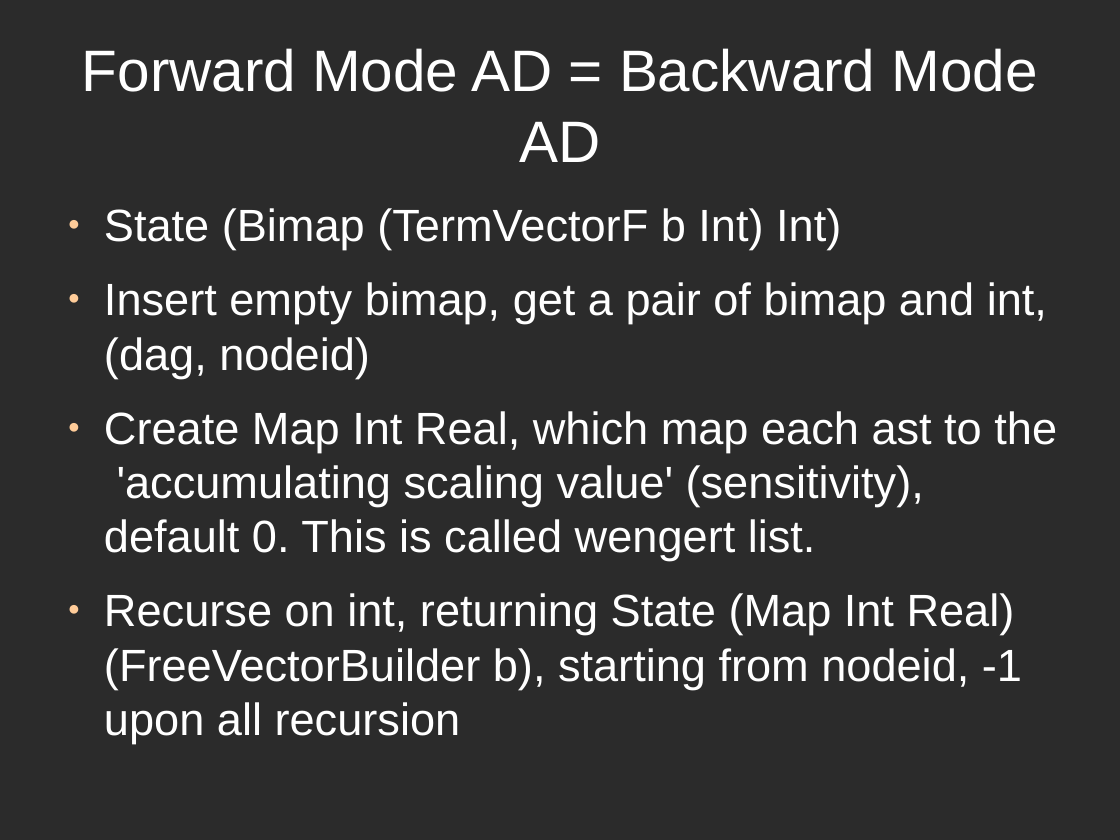
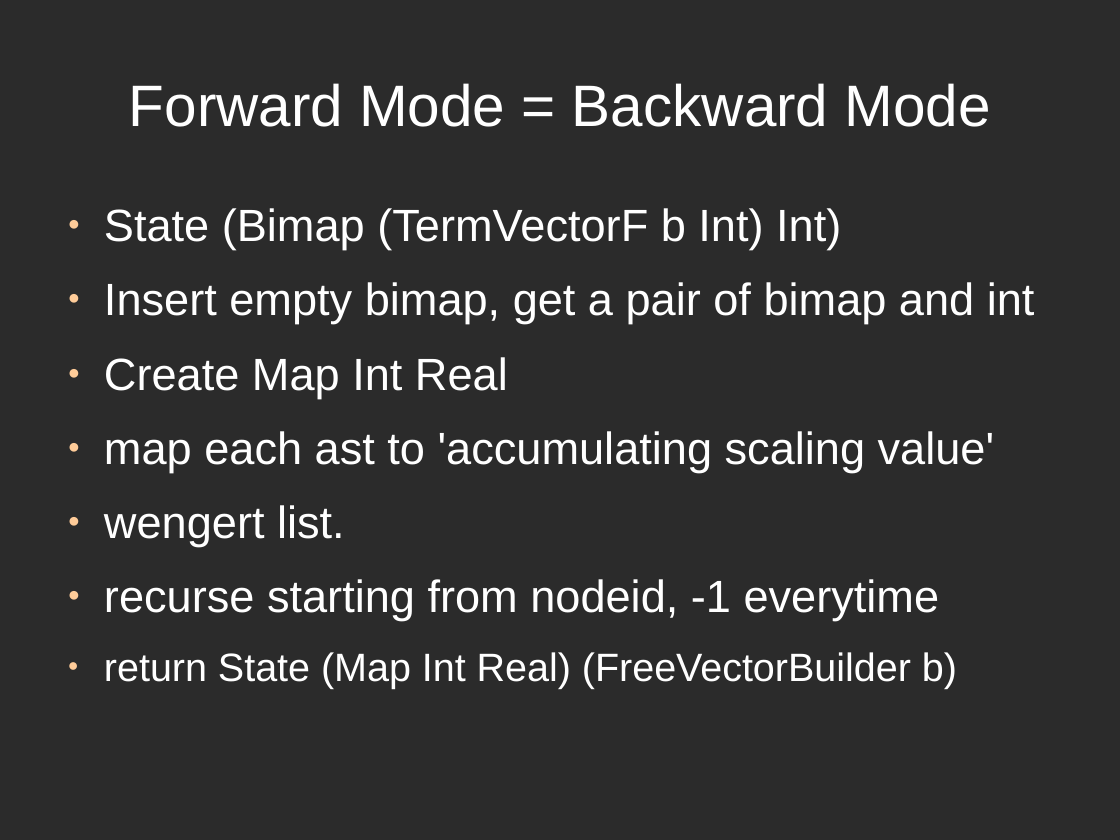
Before and after one commit to ThoughtWorksInc/DeepDarkFantasy, a slide deck: slide 33 of Talk.odp (slide 27 before the commit). Drawn at 1120x840 pixels with LibreOffice and Linux fonts; fonts in the diff are those of the drawing; background and template pictures are left out; a plain dark background stands for a picture behind light text. Boxes give left, top, right and bottom in pixels: in the first picture for what was removed or moved away, otherwise in the second. Text is boxed around its words. In the diff, an @@ line names an element or a change of style, - is before the commit and + after.

```diff
--- a/Talk.odp
+++ b/Talk.odp
@@ title at [129, 83, 991, 127]: text changed @@
-Forward Mode AD = Backward Mode AD
+Forward Mode = Backward Mode
@@ text at [104, 282, 1035, 689]: text changed @@
-● Insert empty bimap, get a pair of bimap and int, (dag, nodeid)
-● Create Map Int Real, which map each ast to the 'accumulating scaling value' (sensitivity), default 0. This is called wengert list.
-● Recurse on int, returning State (Map Int Real) (FreeVectorBuilder b), starting from nodeid, -1 upon all recursion
+● Insert empty bimap, get a pair of bimap and int
+● Create Map Int Real
+● map each ast to 'accumulating scaling value'
+● wengert list.
+● recurse starting from nodeid, -1 everytime
+● return State (Map Int Real) (FreeVectorBuilder b)
```
Also in this commit, not shown: 26 other slides changed, 9 slides added, 1 slide removed.
